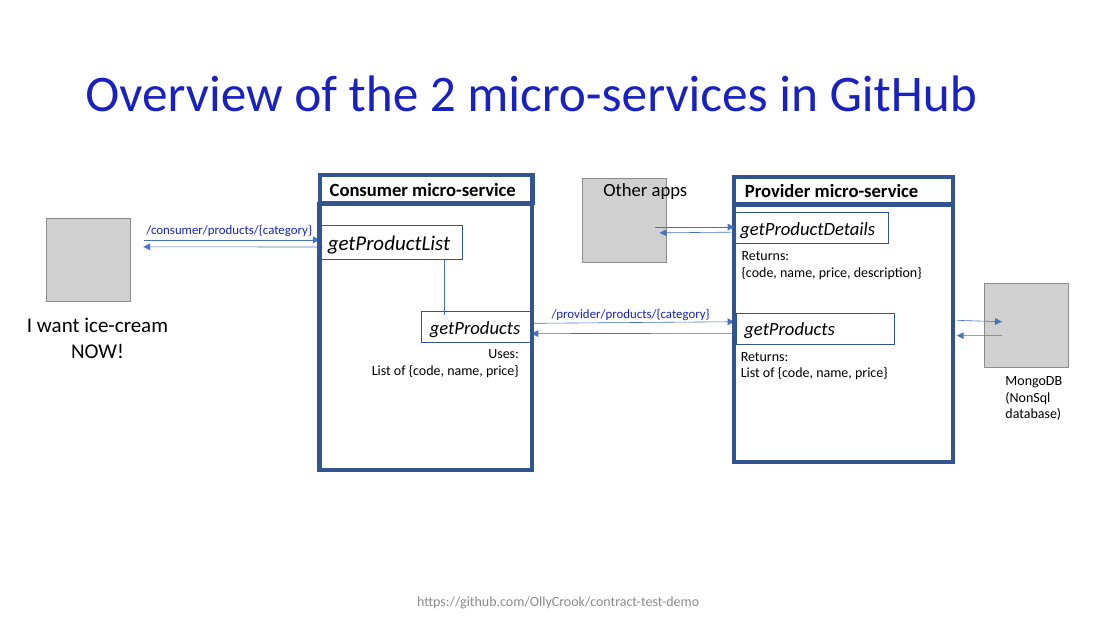
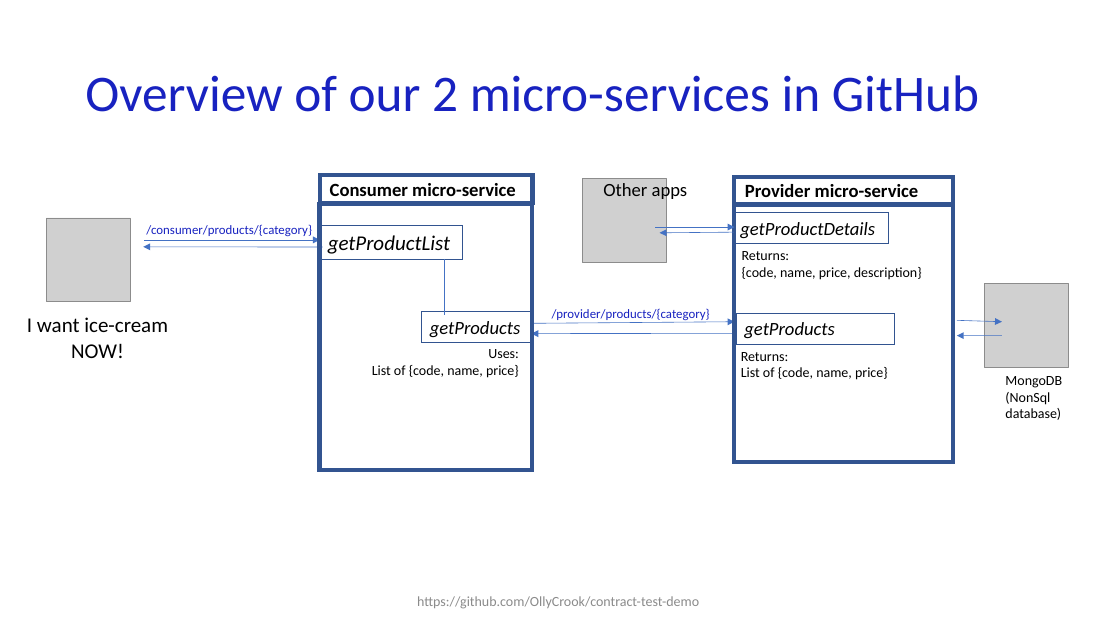
Before and after one commit to OllyCrook/contract-test-demo, a slide deck: slide 14 of Contract-testing-presentation_EngineersWeek.pptx. Drawn at 1120x630 pixels with LibreOffice and Linux fonts; fonts in the diff are those of the drawing; grey boxes stand for pictures. Boxes give left, top, right and bottom in pixels: in the first picture for what was removed or moved away, otherwise in the second. Text is boxed around its words. In the diff, an @@ line names an element or a change of style, - is before the commit and + after.

```diff
--- a/Contract-testing-presentation_EngineersWeek.pptx
+++ b/Contract-testing-presentation_EngineersWeek.pptx
@@ title at (x1=85, y1=75, x2=979, y2=112): text changed @@
-Overview of the 2 micro-services in GitHub
+Overview of our 2 micro-services in GitHub
```
Also in this commit, not shown: 11 other slides changed.
